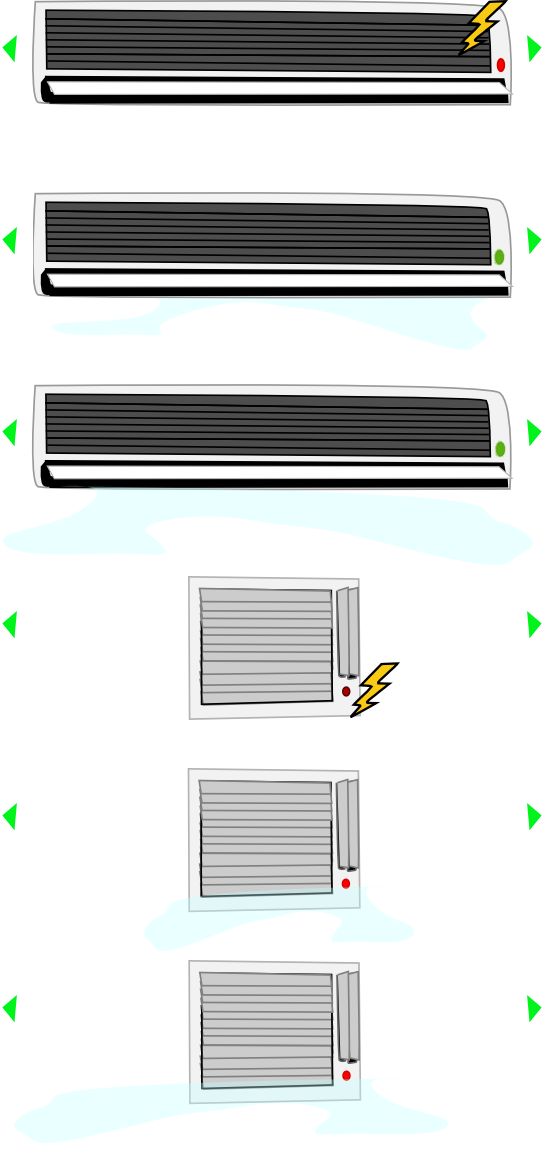
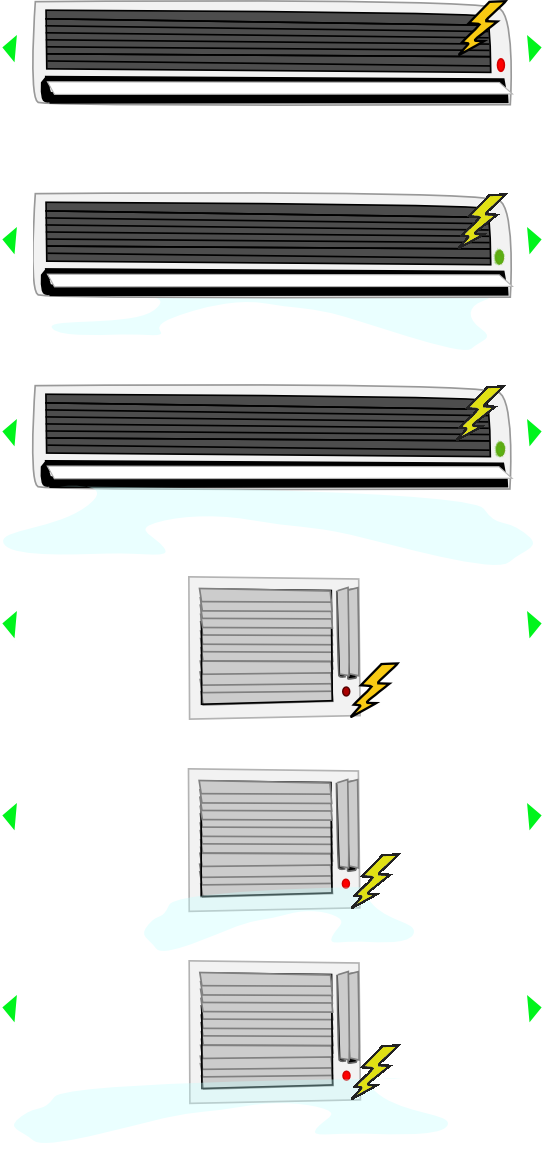
Revision of a layered 544x1152 image; what changed, layer by layer:
painted on "Background" over [351, 193, 508, 1100]
